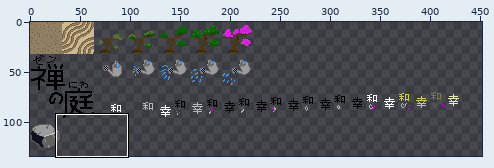
Sprite sheet, stored at src/data/image/2-tilesheet.png. Above, an overview of the earlier version with the close-up marked.
Close-up. Before the commit:
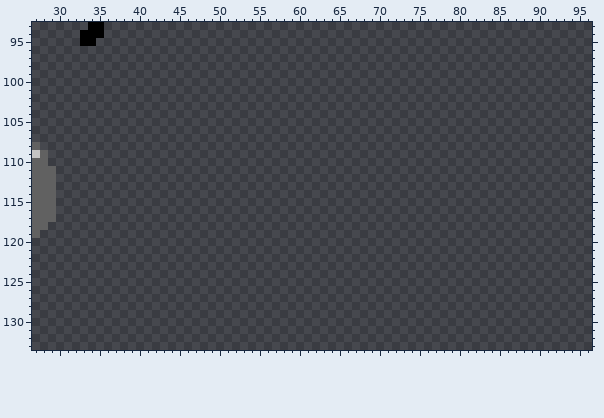
The file is 512x512 pixels. Shown: x 27..96, y 93..133. The wide view leaves out empty margins.
After:
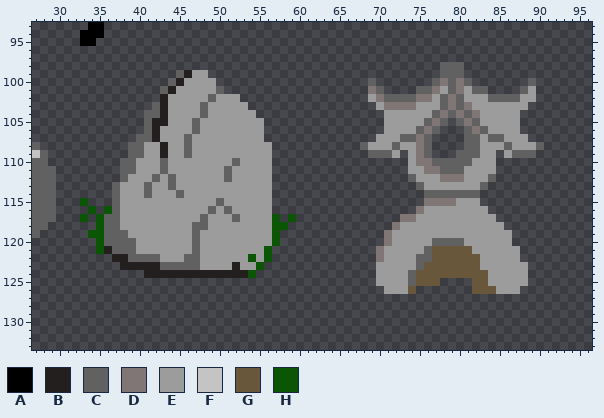
Palette (. is transparent): A #000000  B #231f1f  C #616161  D #817676  E #9c9c9c  F #c4c4c4  G #69573b  H #0a5605
Message: two more rocks
What changed:
y 98: x 78..80 ... -> CCC
y 99: x 45..48 .... -> CBEE; x 78..80 ... -> CCC
y 100: x 44..49 ...... -> CBEEEE; x 69 . -> C; x 77..81 ..... -> CDCDC; x 89 . -> C
y 101: x 43..50 ........ -> CBEEEEEC; x 69..70 .. -> DC; x 75..83 ......... -> CCDECDECC; x 88..89 .. -> CE
y 102: x 43..52 .......... -> BEEEEECEEE; x 69..89 ..................... -> EDCCCCDDECDCEEECCCCEE
y 103: x 42..53 ............ -> CBEEEECEEEEE; x 70..88 ................... -> EDDDDEEECDCDEEEEEEE
y 104: x 41..54 .............. -> CCBEEEECEEEEEE; x 71..87 ................. -> EEEEEECDCDCDEEEEE
y 105: x 41..55 ............... -> CBBEEECEEEEEEEE; x 71..78 ........ -> EEEEECDC; x 80..87 ........ -> CDCEEEEE
y 106: x 41..55 ............... -> CBEEEECEEEEEEEE; x 71..77 ....... -> EEEECDC; x 81..87 ....... -> CDCEEEE
y 107: x 40..55 ................ -> CCBEEECEEEEEEEEE; x 70..76 ....... -> EEECCDC; x 81..88 ........ -> CCECCEEE
y 108: x 39..56 .................. -> CCEEBEECEEEEEEEEEE; x 68..76 ......... -> CEEECEEDC; x 81..90 .......... -> CCEEECEEEC
y 109: x 39..56 .................. -> CCEEBEECEEEEEEEEEE; x 69..72 .... -> CCCE; x 74..76 ... -> EDC; x 80..84 ..... -> CCCEE; x 86..89 .... -> ECCC
y 110: x 38..56 ................... -> CCEEECEEEEEEEECEEEE; x 74..84 ........... -> EDDCCCCCEEE
y 111: x 38..56 ................... -> CCEEECEEEEEEECEEEEE; x 74..84 ........... -> EEDDCCCEEEE
y 112: x 38..56 ................... -> CEEECECEEEEEECEEEEE; x 74..84 ........... -> CEEEDDDEEEC
y 113: x 37..56 .................... -> CEEECEECEEEEEEEEEEEE; x 75..83 ......... -> CEEEEEEEC
y 114: x 37..56 .................... -> CEEECEEECEEEEEEEEEEE; x 76..82 ....... -> CCCCCCC
y 115: x 33 . -> H; x 37..56 .................... -> CEEEEEEEEEEEECEEEEEE; x 76..82 ....... -> DDDDEEE
y 116: x 34 . -> H; x 36..56 ..................... -> HCEEEEEEEEEEECECEEEEE; x 75..83 ......... -> DEEEEEEEE
y 117: x 33 . -> H; x 35..57 ....................... -> HCCEEEEEEEEEECEEECEEEEH; x 59 . -> H; x 73..84 ............ -> DDEEEEEEEEEE
y 118: x 35..58 ........................ -> HCCEEEEEEEEECCEEEEEEEEHH; x 72..85 .............. -> DEEEEEEEEEEEEE
y 119: x 34..57 ........................ -> HHCCCEEEEEEEECEEEEEEEEEH; x 71..86 ................ -> DEEEEEEEEEEEEEEE
y 120: x 35..57 ....................... -> HCCCCEEEEEEECEEEEEEEEEH; x 71..86 ................ -> DEEEEECCCCEEEEEE
y 121: x 35..56 ...................... -> HBCCCEEEEEEECEEEEEEEEH; x 70..87 .................. -> DEEEEECGGGGGEEEEEE
y 122: x 37..56 .................... -> BBCCCCEEECCEEEEEEHEH; x 70..87 .................. -> DEEEECCGGGGGGEEEEE
y 123: x 38..55 .................. -> BBBBBCCCCCEEEEBEEH; x 70..88 ................... -> EEEEECGGGGGGGEEEEEE
y 124: x 41..54 .............. -> BBBBBBBBBBBBBH; x 70..88 ................... -> EEEECGGGGGGGGGEEEEE
y 125: x 70..77 ........ -> EEEECGGG; x 82..88 ....... -> GGEEEEE
y 126: x 71..74 .... -> EEEG; x 82..87 ...... -> GGGEEE
